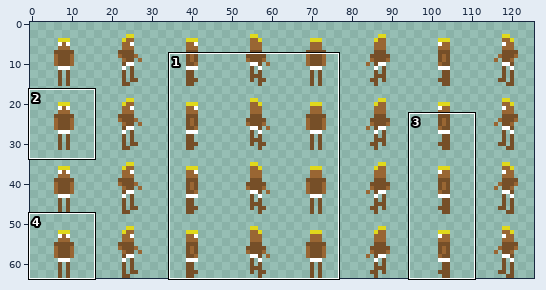
Edited in one commit: sprite sheet (gfx/guy.png). The picture above shows the old version from afar; the outline marks the close-up.
Close-up. Old version:
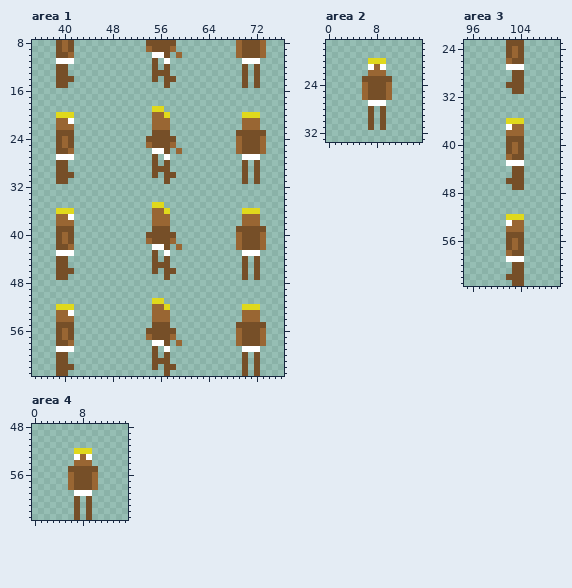
The file is 128x64 pixels. Shown: area 1: x 35..76, y 8..63; area 2: x 0..15, y 17..33; area 3: x 95..110, y 23..63; area 4: x 0..15, y 48..63. The wide view leaves out empty margins. The commit also changed other parts of the picture, which this record leaves out.
Once edited:
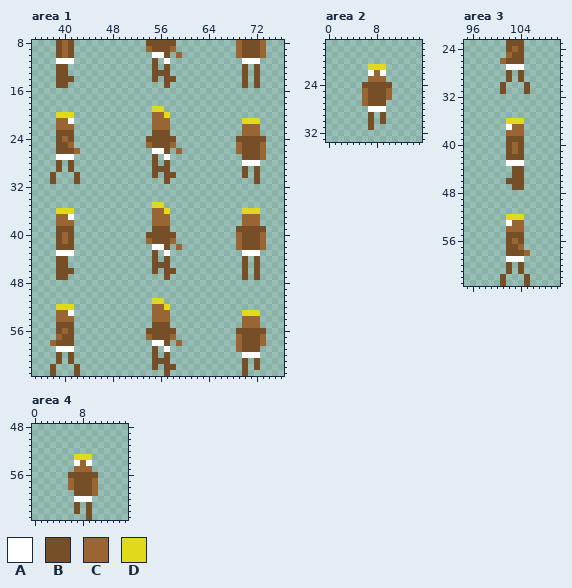
Palette (. is transparent): A #ffffff  B #764f28  C #996633  D #e0d91c
Change:
--- area 1
@@ x 38..43 @@
  9 .BCB..
-10 .BBC..
+10 .BCB..
 11 .AAA..
@@ x 35..76 @@
 19 ....................DD....................
-20 ....DDD.............CCD............DDD....
-21 ....CCA.............CCC............CCC....
+20 ....DDD.............CCD...................
+21 ....CCA.............CCC............DDD....
 22 ....CCC.............CCC............CCC....
-23 ....BBB.............BBB...........BBBBB...
-24 ....BCB............BBBBB..........CBBBC...
-25 ....BCB............CBBBC..........CBBBC...
-26 ....BBC.............AAB.C.........CBBBC...
-27 ....AAA.............B.A............AAA....
-28 ....BB..............B.B............B.B....
-29 ....BB..............BBB............B.B....
-30 ....BBB.............B.BB...........B.B....
-31 ....BB................B............B.B....
+23 ....BBB.............BBB............CCC....
+24 ....BCB............BBBBB..........BBBBB...
+25 ....BBC............CBBBC..........CBBBC...
+26 ....BBBC............AAB.C.........CBBBC...
+27 ....AAA.............B.A............BBBC...
+28 ....B.B.............B.B............AAA....
+29 ....B.B.............BBB............B.B....
+30 ...B...B............B.BB...........B.B....
+31 ...B...B..............B..............B....
 32 ..........................................
@@ x 39..43 @@
 41 BCB..
-42 BBC..
+42 BBB..
 43 AAA..
@@ x 35..76 @@
 51 ....................DD....................
-52 ....DDD.............CCD............DDD....
-53 ....CCA.............CCC............CCC....
+52 ....DDD.............CCD...................
+53 ....CCA.............CCC............DDD....
 54 ....CCC.............CCC............CCC....
-55 ....BBB.............BBB...........BBBBB...
-56 ....BCB............BBBBB..........CBBBC...
-57 ....BCB............CBBBC..........CBBBC...
-58 ....BBC.............AAB.C.........CBBBC...
-59 ....AAA.............B.A............AAA....
-60 ....BB..............B.B............B.B....
-61 ....BB..............BBB............B.B....
-62 ....BBB.............B.BB...........B.B....
-63 ....BB................B............B.B....
+55 ....BBB.............BBB............CCC....
+56 ....BCB............BBBBB..........BBBBB...
+57 ....CBB............CBBBC..........CBBBC...
+58 ...CBBB.............AAB.C.........CBBBC...
+59 ....AAA.............B.A...........CBBB....
+60 ....B.B.............B.B............AAA....
+61 ....B.B.............BBB............B.B....
+62 ...B...B............B.BB...........B.B....
+63 ...B...B..............B............B......
--- area 2
@@ x 4..12 @@
 19 .........
-20 ...DDD...
-21 ...ACA...
-22 ...CCC...
-23 ..BBBBB..
-24 ..CBBBC..
+20 .........
+21 ...DDD...
+22 ...ACA...
+23 ...CCC...
+24 ..BBBBB..
 25 ..CBBBC..
 26 ..CBBBC..
-27 ...AAA...
-28 ...B.B...
+27 ..CBBB...
+28 ...AAA...
 29 ...B.B...
 30 ...B.B...
-31 ...B.B...
+31 ...B.....
 32 .........
--- area 3
@@ x 99..107 @@
 24 ...BCB...
-25 ...BCB...
-26 ...CBB...
+25 ...CBB...
+26 ..CBBB...
 27 ...AAA...
-28 ....BB...
-29 ....BB...
-30 ...BBB...
-31 ....BB...
+28 ...B.B...
+29 ...B.B...
+30 ..B...B..
+31 ..B...B..
 32 .........
@@ x 100..104 @@
 41 ..BCB
-42 ..CBB
+42 ..BBB
 43 ..AAA
@@ x 99..107 @@
 56 ...BCB...
-57 ...BCB...
-58 ...CBB...
+57 ...BBC...
+58 ...BBBC..
 59 ...AAA...
-60 ....BB...
-61 ....BB...
-62 ...BBB...
-63 ....BB...
+60 ...B.B...
+61 ...B.B...
+62 ..B...B..
+63 ..B...B..
--- area 4
@@ x 4..12 @@
 51 .........
-52 ...DDD...
-53 ...ACA...
-54 ...CCC...
-55 ..BBBBB..
-56 ..CBBBC..
+52 .........
+53 ...DDD...
+54 ...ACA...
+55 ...CCC...
+56 ..BBBBB..
 57 ..CBBBC..
 58 ..CBBBC..
-59 ...AAA...
-60 ...B.B...
+59 ...BBBC..
+60 ...AAA...
 61 ...B.B...
 62 ...B.B...
-63 ...B.B...
+63 .....B...
